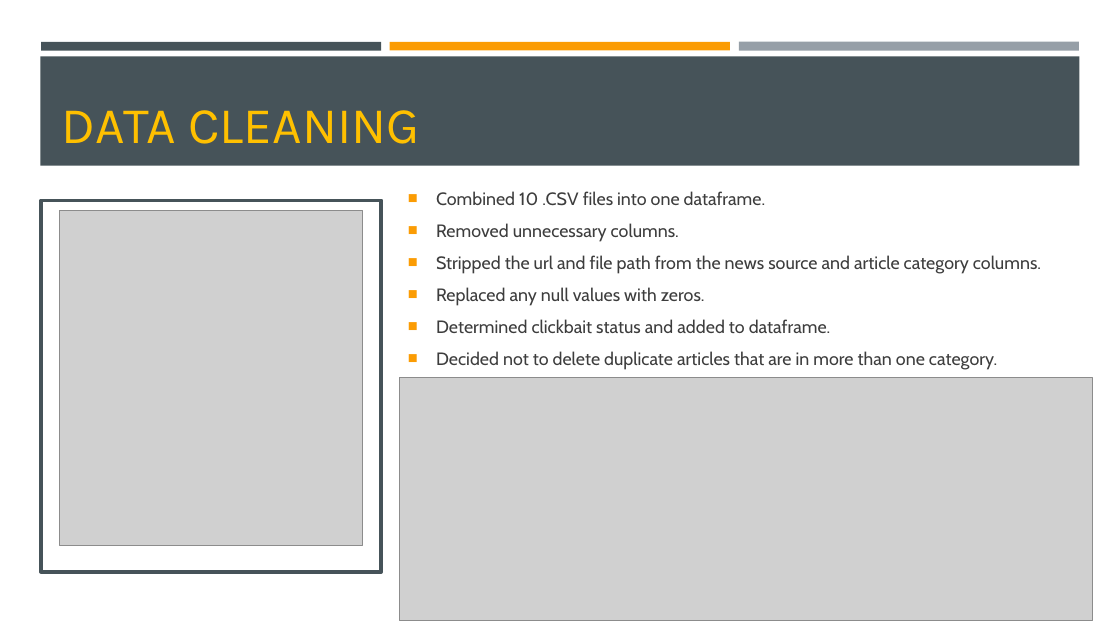
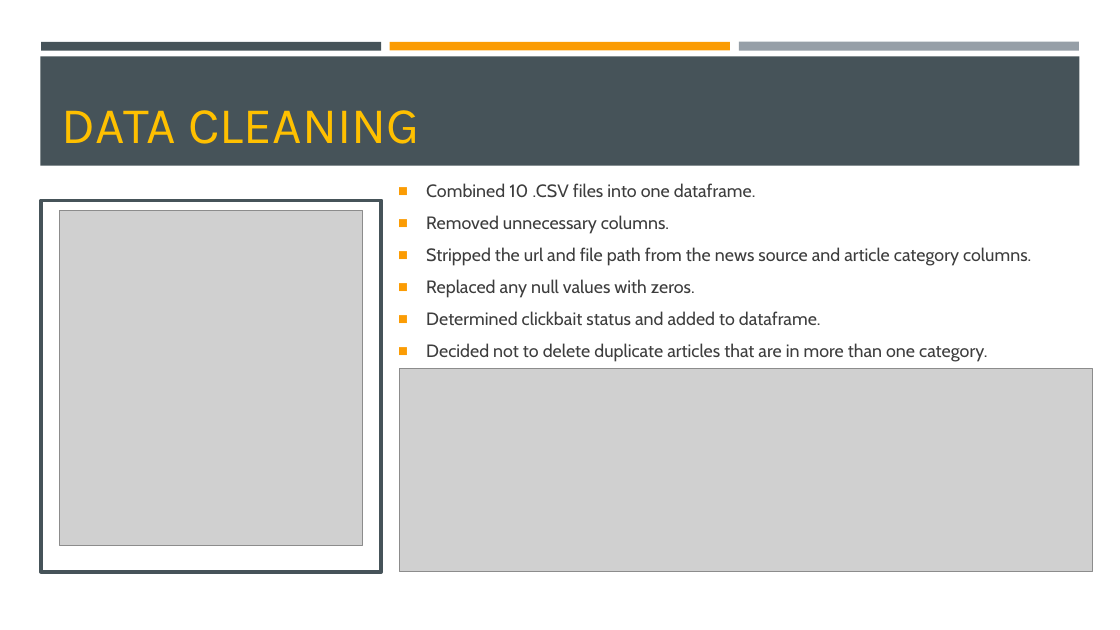
Before and after one commit to jakehtaylor/Classifying-Clickbait-Headlines, a slide deck: slide 5 of Group 9 - Facebook News Article Analysis.pptx. Drawn at 1120x630 pixels with LibreOffice and Linux fonts; fonts in the diff are those of the drawing; grey boxes stand for pictures. Boxes give left, top, right and bottom in pixels: in the first picture for what was removed or moved away, otherwise in the second. Text is boxed around its words. In the diff, an @@ line names an element or a change of style, - is before the commit and + after.

```diff
--- a/Group 9 - Facebook News Article Analysis.pptx
+++ b/Group 9 - Facebook News Article Analysis.pptx
@@ text "Combined 10 .CSV files into ...": place and size @@
-text "Combined 10 .CSV files into ..." at (436, 191, 1041, 370)
+text "Combined 10 .CSV files into ..." at (426, 183, 1031, 362)
@@ picture: place and size @@
-picture at (400, 378, 1093, 621)
+picture at (400, 369, 1093, 572)
```
Also in this commit, not shown: 3 other slides changed, 19 other files.
